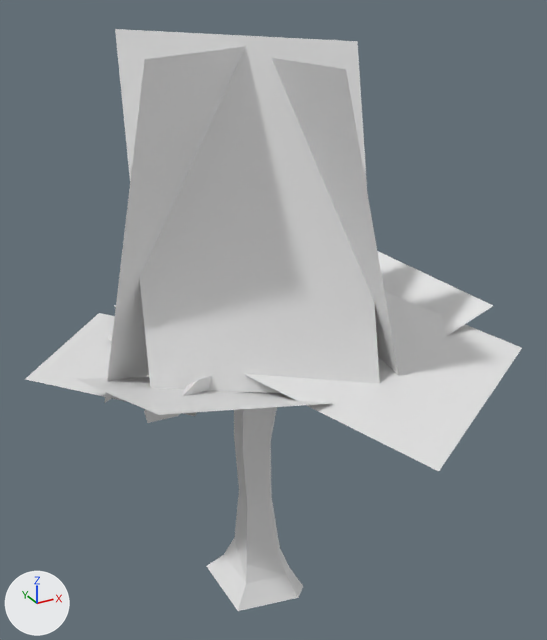
The Blender file salemstalker/Assets/3D/plants/tree.blend, before and after one commit.
The view is the same before and after, from a camera (50 mm lens) standing at (-7.9, -15.59, 15.65) and looking at (0.44, -0.42, 8.06). Every picture has the same lights, and +X, +Y and +Z are marked at lower left. The first picture is the older version. Materials are left out; every surface is plain grey.

Before the edit, the objects in view are built like this:
```python
me_cube_001 = bpy.data.meshes.new('Cube.001')
me_cube_001.from_pydata(...)  # 172 vertices, 168 faces; spans x -5.8..7.3, y -5.8..4.3, z -1.3..15.7
me_cube_001.materials.append(mat_tree1)
me_plane_012 = bpy.data.meshes.new('Plane.012')
me_plane_012.from_pydata(...)  # 32 vertices, 8 faces; spans x -3.87..1.59, y -3.04..2.15, z -0.4..3.73
me_plane_012.materials.append(mat_leaves)
ob_leaves1 = bpy.data.objects.new('leaves1', me_plane_012)
ob_leaves1.location = (2.53, 0.06, 7.21)
ob_leaves1.scale = (2.04, 2.04, 2.04)
ob_tree1 = bpy.data.objects.new('tree1', me_cube_001)
ob_tree1.location = (0.0, 0.0, 0.5)
ob_tree1.scale = (0.634, 0.634, 0.634)
```
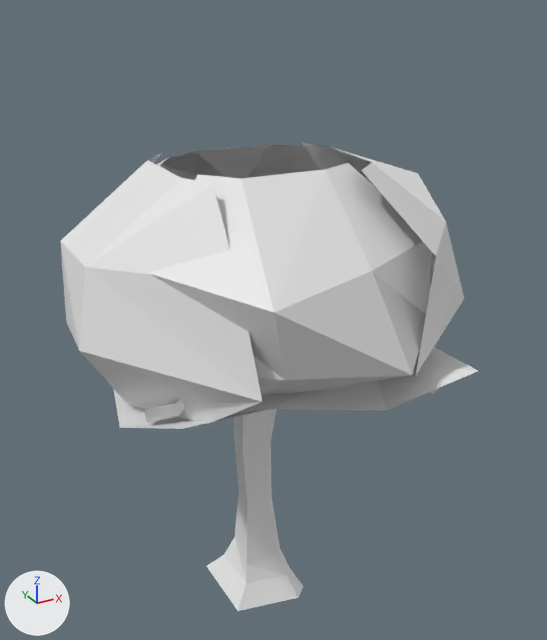
Pixel boxes [x1, y1, x2, y2] of what changed, in the pictures (547 x 640 px):
'leaves1', hidden
    before: [26, 29, 522, 471]
'Plane.004', added
    after: [150, 163, 431, 396]
'Plane.001', added
    after: [60, 152, 262, 424]
'Plane.003', added
    after: [303, 143, 464, 376]
'Plane', added
    after: [114, 347, 478, 429]
'Plane.002', added
    after: [157, 145, 319, 180]

Diff of the bpy script that builds the scene:
```diff
--- a/salemstalker/Assets/3D/plants/tree.blend.py
+++ b/salemstalker/Assets/3D/plants/tree.blend.py
@@ me_plane_004 @@
+me_plane_004.from_pydata(...)  # 16 vertices, 9 faces; spans x -4.04..1.27, y -3.42..3.48, z -1.21..2.55
@@ me_plane_003 @@
+me_plane_003.from_pydata(...)  # 16 vertices, 9 faces; spans x -4.24..1.27, y -3.35..3.52, z -1.21..2.5
@@ me_plane_002 @@
+me_plane_002.from_pydata(...)  # 16 vertices, 9 faces; spans x -4.34..1.27, y -3.68..4.1, z -1.21..2.54
@@ me_plane_001 @@
+me_plane_001.from_pydata(...)  # 16 vertices, 9 faces; spans x -4.14..1.27, y -4.08..3.48, z -1.21..2.14
@@ me_plane @@
+me_plane.from_pydata(...)  # 16 vertices, 9 faces; spans x -2.18..2.65, y -2.37..1.66, z 0.07..1.03
@@ ob_leaves1 @@
 ob_leaves1.scale = (2.04, 2.04, 2.04)
+ob_leaves1.hide_set(True)
@@ ob_plane_004 @@
+ob_plane_004 = bpy.data.objects.new('Plane.004', me_plane_004)
+ob_plane_004.location = (0.07, -2.15, 10.74)
+ob_plane_004.rotation_euler = (0.0, -1.598, -4.762)  # degrees (0, -92, -273)
@@ ob_plane_003 @@
+ob_plane_003 = bpy.data.objects.new('Plane.003', me_plane_003)
+ob_plane_003.location = (2.94, -0.52, 10.72)
+ob_plane_003.rotation_euler = (0.0, -1.598, -3.217)  # degrees (0, -92, -184)
@@ ob_plane_002 @@
+ob_plane_002 = bpy.data.objects.new('Plane.002', me_plane_002)
+ob_plane_002.location = (0.38, 2.14, 10.69)
+ob_plane_002.rotation_euler = (0.0, -1.598, -1.624)  # degrees (0, -92, -93)
@@ ob_plane_001 @@
+ob_plane_001 = bpy.data.objects.new('Plane.001', me_plane_001)
+ob_plane_001.location = (-2.52, 0.0, 10.74)
+ob_plane_001.rotation_euler = (0.0, -1.598, 0.0)  # degrees (0, -92, 0)
@@ ob_plane @@
+ob_plane = bpy.data.objects.new('Plane', me_plane)
+ob_plane.location = (0.0, 0.0, 5.89)
+ob_plane.scale = (1.87, 1.87, 1.87)
```
